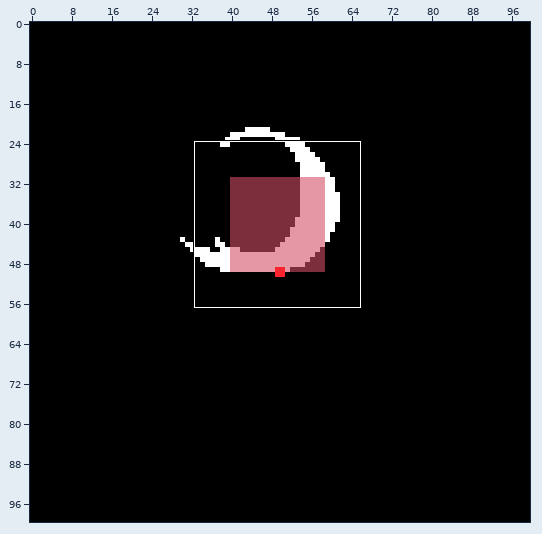
One commit to this pixel-art file: Characters/Gura/Entities/AsepriteFiles/GroundFin.aseprite. Above, an overview of the earlier version with the close-up marked.
Close-up. First the earlier version:
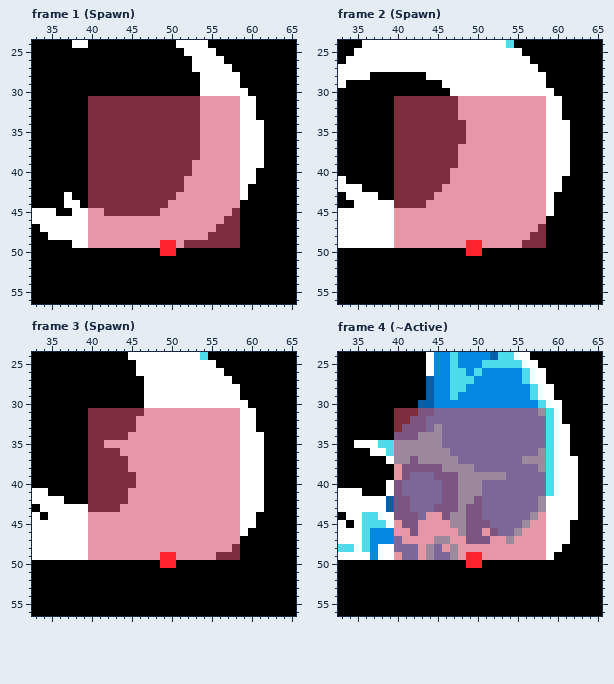
100x100 pixels, 23 frames. Colours within 5 levels of each other are drawn and written as one. Shown: frame 1 (Spawn): x 33..65, y 24..56; frame 2 (Spawn): x 33..65, y 24..56; frame 3 (Spawn): x 33..65, y 24..56; frame 4 (~Active): x 33..65, y 24..56. The commit also changed other frames or places, which this record leaves out.
Now the later version:
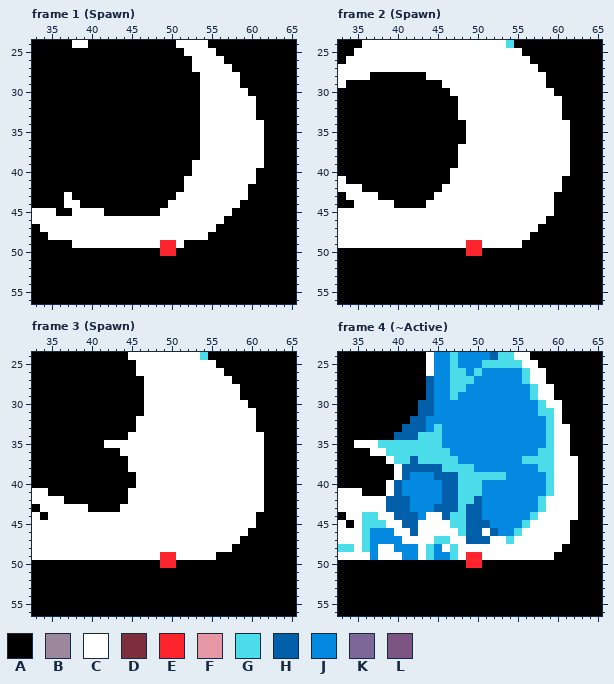
Palette (. is transparent): A #000000  B #9c899d  C #ffffff  D #7d2e3d  E #fd242d  F #e697a6  G #4cddea  H #0260ab  J #038ae0  K #7d6799  L #7d5583
Edits made:
layer "Hitbox" now hidden
--- frame 1 (Spawn)
@@ x 38..60 @@
 30 AAAAAAAAAAAAAAAACCCCCCA
-31 AADDDDDDDDDDDDDDFFFFFCC
-32 AADDDDDDDDDDDDDDFFFFFCC
-33 AADDDDDDDDDDDDDDFFFFFCC
-34 AADDDDDDDDDDDDDDFFFFFCC
-35 AADDDDDDDDDDDDDDFFFFFCC
-36 AADDDDDDDDDDDDDDFFFFFCC
-37 AADDDDDDDDDDDDDDFFFFFCC
-38 AADDDDDDDDDDDDDDFFFFFCC
-39 AADDDDDDDDDDDDDFFFFFFCC
-40 AADDDDDDDDDDDDDFFFFFFCC
-41 AADDDDDDDDDDDDFFFFFFFCC
-42 AADDDDDDDDDDDDFFFFFFFCA
-43 AADDDDDDDDDDDFFFFFFFFCA
-44 CADDDDDDDDDDFFFFFFFFFAA
-45 CCFFDDDDDDDFFFFFFFFFDAA
-46 CCFFFFFFFFFFFFFFFFFDDAA
-47 CCFFFFFFFFFFFFFFFFDDDAA
-48 CCFFFFFFFFFFFFFFFDDDDAA
-49 CCFFFFFFFFFEEFDDDDDDDAA
+31 AAAAAAAAAAAAAAAACCCCCCC
+32 AAAAAAAAAAAAAAAACCCCCCC
+33 AAAAAAAAAAAAAAAACCCCCCC
+34 AAAAAAAAAAAAAAAACCCCCCC
+35 AAAAAAAAAAAAAAAACCCCCCC
+36 AAAAAAAAAAAAAAAACCCCCCC
+37 AAAAAAAAAAAAAAAACCCCCCC
+38 AAAAAAAAAAAAAAAACCCCCCC
+39 AAAAAAAAAAAAAAACCCCCCCC
+40 AAAAAAAAAAAAAAACCCCCCCC
+41 AAAAAAAAAAAAAACCCCCCCCC
+42 AAAAAAAAAAAAAACCCCCCCCA
+43 AAAAAAAAAAAAACCCCCCCCCA
+44 CAAAAAAAAAAACCCCCCCCCAA
+45 CCCCAAAAAAACCCCCCCCCAAA
+46 CCCCCCCCCCCCCCCCCCCAAAA
+47 CCCCCCCCCCCCCCCCCCAAAAA
+48 CCCCCCCCCCCCCCCCCAAAAAA
+49 CCCCCCCCCCCEECAAAAAAAAA
 50 AAAAAAAAAAAEEAAAAAAAAAA
--- frame 2 (Spawn)
@@ x 38..60 @@
 30 AAAAAAAAACCCCCCCCCCCCCA
-31 AADDDDDDDDFFFFFFFFFFFCC
-32 AADDDDDDDDFFFFFFFFFFFCC
-33 AADDDDDDDDFFFFFFFFFFFCC
-34 AADDDDDDDDDFFFFFFFFFFCC
-35 AADDDDDDDDDFFFFFFFFFFCC
-36 AADDDDDDDDDFFFFFFFFFFCC
-37 AADDDDDDDDFFFFFFFFFFFCC
-38 AADDDDDDDDFFFFFFFFFFFCC
-39 AADDDDDDDDFFFFFFFFFFFCC
-40 AADDDDDDDFFFFFFFFFFFFCC
-41 AADDDDDDDFFFFFFFFFFFFCC
-42 AADDDDDDFFFFFFFFFFFFFCC
-43 AADDDDDFFFFFFFFFFFFFFCA
-44 CCDDDDFFFFFFFFFFFFFFFCA
-45 CCFFFFFFFFFFFFFFFFFFFCA
-46 CCFFFFFFFFFFFFFFFFFFFAA
-47 CCFFFFFFFFFFFFFFFFFFDAA
-48 CCFFFFFFFFFFFFFFFFFDDAA
-49 CCFFFFFFFFFEEFFFFFDDDAA
+31 AAAAAAAAAACCCCCCCCCCCCC
+32 AAAAAAAAAACCCCCCCCCCCCC
+33 AAAAAAAAAACCCCCCCCCCCCC
+34 AAAAAAAAAAACCCCCCCCCCCC
+35 AAAAAAAAAAACCCCCCCCCCCC
+36 AAAAAAAAAAACCCCCCCCCCCC
+37 AAAAAAAAAACCCCCCCCCCCCC
+38 AAAAAAAAAACCCCCCCCCCCCC
+39 AAAAAAAAAACCCCCCCCCCCCC
+40 AAAAAAAAACCCCCCCCCCCCCC
+41 AAAAAAAAACCCCCCCCCCCCCC
+42 AAAAAAAACCCCCCCCCCCCCCC
+43 AAAAAAACCCCCCCCCCCCCCCA
+44 CCAAAACCCCCCCCCCCCCCCCA
+45 CCCCCCCCCCCCCCCCCCCCCCA
+46 CCCCCCCCCCCCCCCCCCCCCAA
+47 CCCCCCCCCCCCCCCCCCCCAAA
+48 CCCCCCCCCCCCCCCCCCCAAAA
+49 CCCCCCCCCCCEECCCCCAAAAA
 50 AAAAAAAAAAAEEAAAAAAAAAA
--- frame 3 (Spawn)
@@ x 38..60 @@
 30 AAAAAAAAACCCCCCCCCCCCCA
-31 AADDDDDDDFFFFFFFFFFFFCC
-32 AADDDDDDFFFFFFFFFFFFFCC
-33 AADDDDDDFFFFFFFFFFFFFCC
-34 AADDDDDFFFFFFFFFFFFFFCC
-35 AADDFFFFFFFFFFFFFFFFFCC
-36 AADDDDFFFFFFFFFFFFFFFCC
-37 AADDDDDFFFFFFFFFFFFFFCC
-38 AADDDDDFFFFFFFFFFFFFFCC
-39 AADDDDDDFFFFFFFFFFFFFCC
-40 AADDDDDDFFFFFFFFFFFFFCC
-41 AADDDDDFFFFFFFFFFFFFFCC
-42 AADDDDDFFFFFFFFFFFFFFCC
-43 CCDDDDFFFFFFFFFFFFFFFCC
-44 CCFFFFFFFFFFFFFFFFFFFCC
-45 CCFFFFFFFFFFFFFFFFFFFCC
-46 CCFFFFFFFFFFFFFFFFFFFCA
-47 CCFFFFFFFFFFFFFFFFFFFAA
-48 CCFFFFFFFFFFFFFFFFFFDAA
-49 CCFFFFFFFFFEEFFFFFDDDAA
+31 AAAAAAAAACCCCCCCCCCCCCC
+32 AAAAAAAACCCCCCCCCCCCCCC
+33 AAAAAAAACCCCCCCCCCCCCCC
+34 AAAAAAACCCCCCCCCCCCCCCC
+35 AAAACCCCCCCCCCCCCCCCCCC
+36 AAAAAACCCCCCCCCCCCCCCCC
+37 AAAAAAACCCCCCCCCCCCCCCC
+38 AAAAAAACCCCCCCCCCCCCCCC
+39 AAAAAAAACCCCCCCCCCCCCCC
+40 AAAAAAAACCCCCCCCCCCCCCC
+41 AAAAAAACCCCCCCCCCCCCCCC
+42 AAAAAAACCCCCCCCCCCCCCCC
+43 CCAAAACCCCCCCCCCCCCCCCC
+44 CCCCCCCCCCCCCCCCCCCCCCC
+45 CCCCCCCCCCCCCCCCCCCCCCC
+46 CCCCCCCCCCCCCCCCCCCCCCA
+47 CCCCCCCCCCCCCCCCCCCCCAA
+48 CCCCCCCCCCCCCCCCCCCCAAA
+49 CCCCCCCCCCCEECCCCCAAAAA
 50 AAAAAAAAAAAEEAAAAAAAAAA
--- frame 4 (~Active)
@@ x 38..60 @@
 30 AAAAAHHJJJJJJJJJJJJJGCC
-31 AADDDLLKKKKKKKKKKKKKBGC
-32 AADDLLKKKKKKKKKKKKKKKGC
-33 AADLLLKBKKKKKKKKKKKKKGC
-34 AALLLBBBKKKKKKKKKKKKKGC
-35 GGBBBBBBKKKKKKKKKKKKKGC
-36 CGBBBBBBBKKKKKKKKKKKBGC
-37 ACBBLBBBBBKKKKKKKKBBBGC
-38 AAFLLLLLBBBBKKKKKKKKBGC
-39 AAFLKKKLLLBBBBBBKKKKKGC
-40 ACLKKKKKLLBBBKKKKKKKKGC
-41 ACLKKKKKLLBBBKKKKKKKKGC
-42 CHLLKKKKLLBBLKKKKKKKBCC
-43 CHLLKKKLLLBLLKKKKKKKBCC
-44 CCLLLKFFLBBLLKKKKKKBFCC
-45 GCFLLFFFFBBLLLKKKKBFFCC
-46 JJFFLFFFFFBLLFLKKBFFFCC
-47 JJKFFFFBBFFLLLFFBFFFFCC
-48 CCKKKFBKFBFFFFFFFFFFFCC
-49 CCFKKFBKKBFEEFFFFFFFFCA
+31 AAAAAHHJJJJJJJJJJJJJGGC
+32 AAAAHHJJJJJJJJJJJJJJJGC
+33 AAAHHHJGJJJJJJJJJJJJJGC
+34 AAHHHGGGJJJJJJJJJJJJJGC
+35 GGGGGGGGJJJJJJJJJJJJJGC
+36 CGGGGGGGGJJJJJJJJJJJGGC
+37 ACGGHGGGGGJJJJJJJJGGGGC
+38 AACHHHHHGGGGJJJJJJJJGGC
+39 AACHJJJHHHGGGGGGJJJJJGC
+40 ACHJJJJJHHGGGJJJJJJJJGC
+41 ACHJJJJJHHGGGJJJJJJJJGC
+42 CHHHJJJJHHGGHJJJJJJJGCC
+43 CHHHJJJHHHGHHJJJJJJJGCC
+44 CCHHHJCCHGGHHJJJJJJGCCC
+45 GCCHHCCCCGGHHHJJJJGCCCC
+46 JJCCHCCCCCGHHCHJJGCCCCC
+47 JJJCCCCGGCCHHHCCGCCCCCC
+48 CCJJJCGJCGCCCCCCCCCCCCC
+49 CCCJJCGJJGCEECCCCCCCCCA
 50 AAAAAAAAAAAEEAAAAAAAAAA
Boxes around the changes in both close-ups, in picture pixels (x1, y1, x2, y2):
changed: (88, 96, 240, 248)
changed: (394, 96, 546, 248)
changed: (88, 408, 240, 560)
changed: (394, 408, 546, 560)
